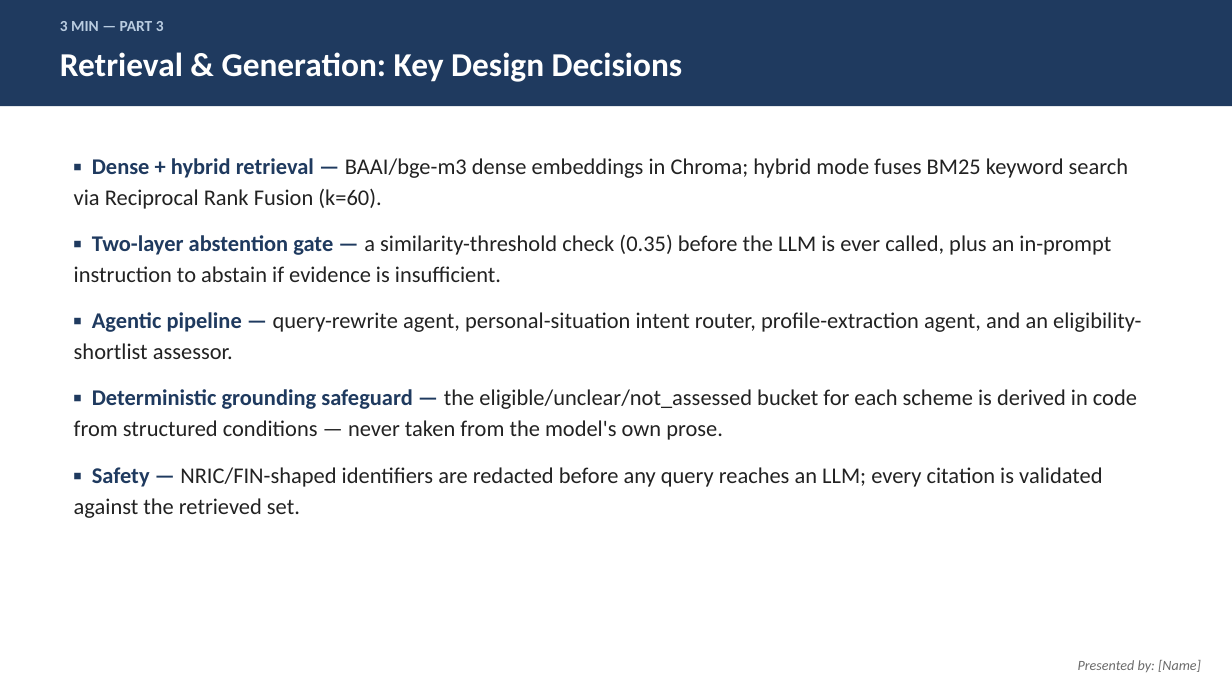
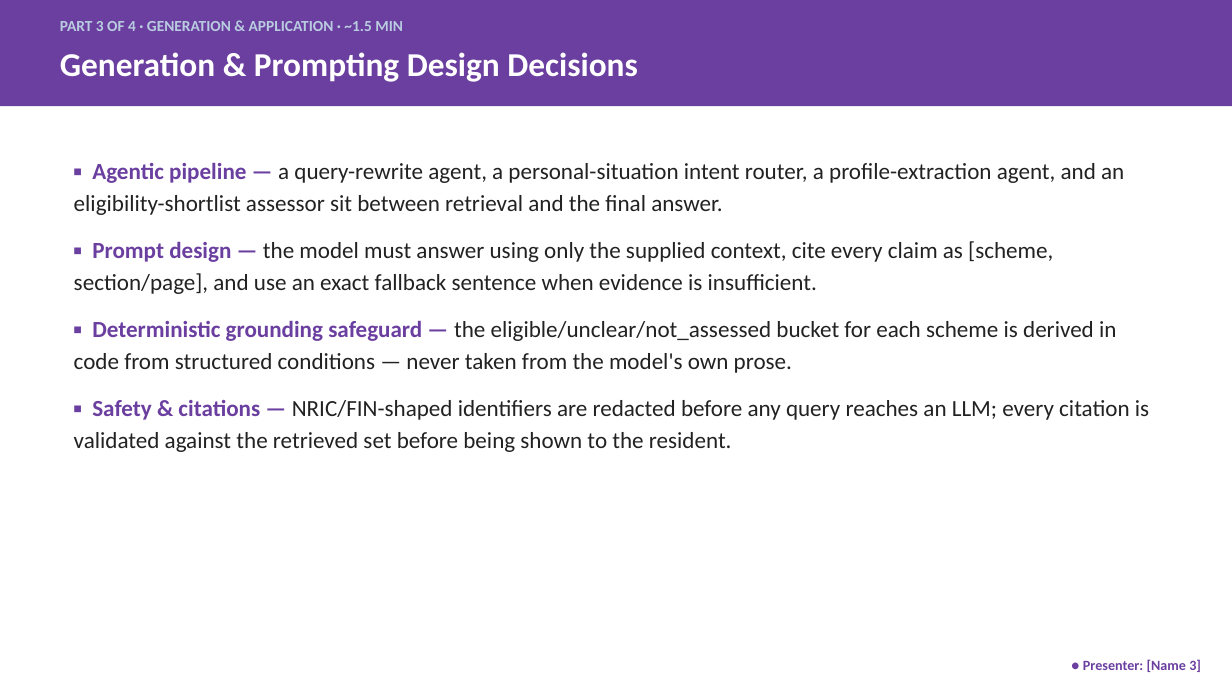
Before and after one commit to hm-base/sg-citizen-financial-assistant, a slide deck: slide 7 of deliverables/Presentation.pptx (slide 5 before the commit). Drawn at 1232x693 pixels with LibreOffice and Linux fonts; fonts in the diff are those of the drawing. Boxes give left, top, right and bottom in pixels: in the first picture for what was removed or moved away, otherwise in the second. Text is boxed around its words. In the diff, an @@ line names an element or a change of style, - is before the commit and + after.

Commit message:
Restructure presentation into 4 presenter parts
Group slides by the same 4 responsibility areas used in the report's
contributions table (Data & Ingestion, Retrieval, Generation &
Application, Evaluation & Testing) so the group can split delivery
across 4 people. Adds a roadmap/agenda slide, splits the combined
retrieval+generation design slide in two, and color-codes each part
with a presenter placeholder.

```diff
--- a/deliverables/Presentation.pptx
+++ b/deliverables/Presentation.pptx
@@ rectangle at (0,0,1232,106): fill #1F3A5F to #6B3FA0 @@
@@ text at (60,21,403,31): text changed @@
-3 MIN — PART 3
+PART 3 OF 4 · GENERATION & APPLICATION · ~1.5 MIN
@@ text at (60,52,638,82): text changed @@
-Retrieval & Generation: Key Design Decisions
+Generation & Prompting Design Decisions
@@ text at (74,163,1124,294): text changed; size 17.5 to 18 pt @@
-▪ Dense + hybrid retrieval — BAAI/bge-m3 dense embeddings in Chroma; hybrid mode fuses BM25 keyword search via Reciprocal Rank Fusion (k=60).
-▪ Two-layer abstention gate — a similarity-threshold check (0.35) before the LLM is ever called, plus an in-prompt instruction to abstain if evidence is insufficient.
-▪ Agentic pipeline — query-rewrite agent, personal-situation intent router, profile-extraction agent, and an eligibility-shortlist assessor.
+▪ Agentic pipeline — a query-rewrite agent, a personal-situation intent router, a profile-extraction agent, and an eligibility-shortlist assessor sit between retrieval and the final answer.
+▪ Prompt design — the model must answer using only the supplied context, cite every claim as [scheme, section/page], and use an exact fallback sentence when evidence is insufficient.
@@ text at (74,321,1116,373): size 17.5 to 18 pt in "▪ Deterministic grounding safeguard — the eligible/unclear/n ..."; text colour #1F3A5F to #6B3FA0 in "▪ Deterministic grounding safeguard —" @@
@@ text at (74,400,1149,452): text changed; size 17.5 to 18 pt @@
-▪ Safety — NRIC/FIN-shaped identifiers are redacted before any query reaches an LLM; every citation is validated against the retrieved set.
+▪ Safety & citations — NRIC/FIN-shaped identifiers are redacted before any query reaches an LLM; every citation is validated against the retrieved set before being shown to the resident.
@@ text at (1083,659,1201,672): text changed; text colour #6B6B6B to #6B3FA0; bold on; italic off @@
-Presented by: [Name]
+● Presenter: [Name 3]
```
Also in this commit, not shown: 10 other slides changed, 2 slides added.
